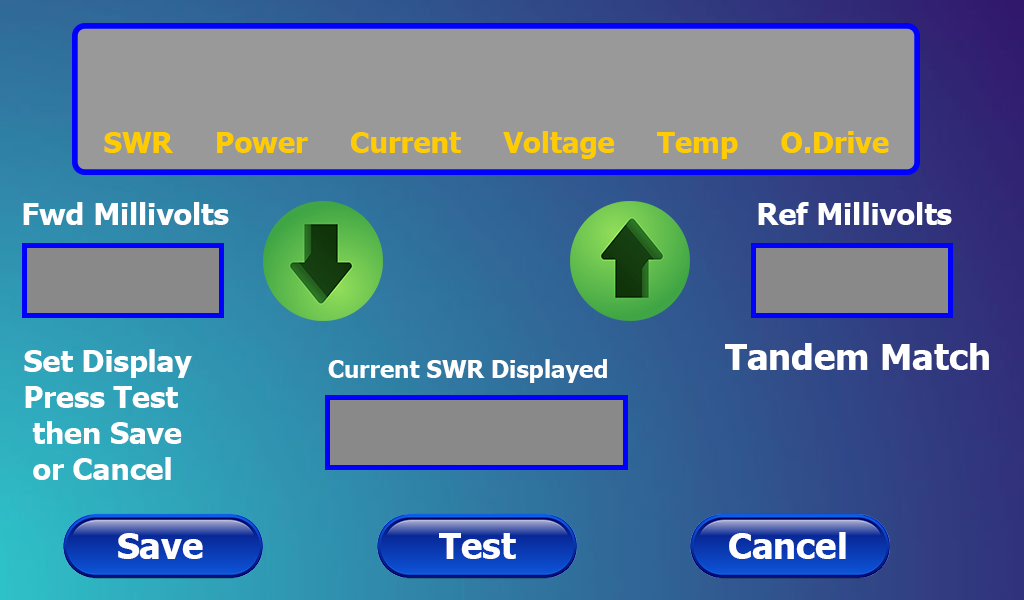
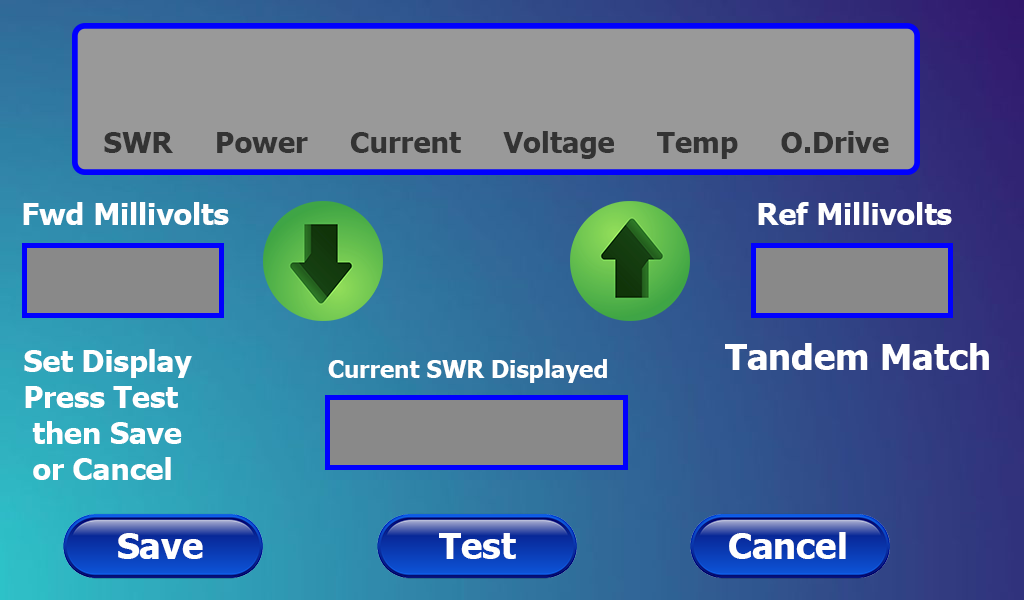
The second 1024px x 600px image is a revision of the first. Changes to its layers:
painted on "SWR Power Current Voltage Temp O.Drive" (1st of 2) over left=104, top=131, right=889, bottom=159